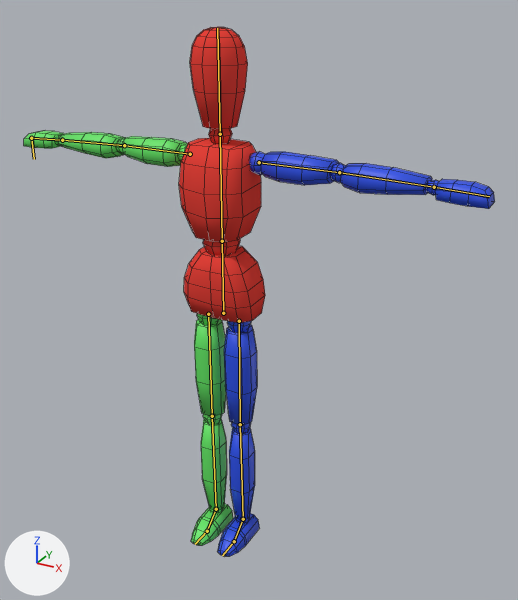
A saved change to the Blender file Assets/Models/Template Entity.blend.
The view is the same before and after, from a 50 mm lens placed at (1.102, -1.772, 1.823), pointed at (0.074, 0.098, 0.888). Every picture has the same lights, and +X, +Y and +Z are marked at lower left. The bones that bend it are drawn over the model as lines. Mesh edges are drawn as thin lines.
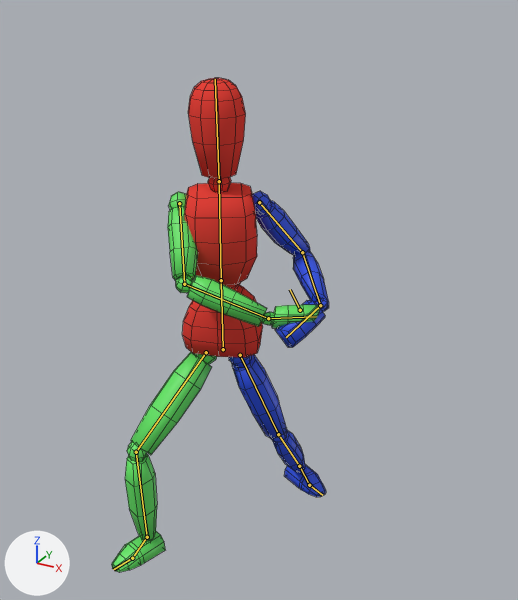
The newer file adds an action. The first version stands in its rest pose; the second is drawn at frame 10 of the action 'Blocking'.

The change in detail:
Bone 'Hip' (bone_hip) moves from (0.0, 0.0, 0.0) to (0.0, -0.127, 0.011).
Bone 'Hip' (bone_hip) turns from (0, 0, 0) to (0, 19, 0) degrees about its own x, y and z.
Bone 'Spine' (bone_spine) turns from (0, 0, 0) to (6, 13, 0) degrees about its own x, y and z.
Bone 'Head' (bone_head) turns from (0, 0, 0) to (-5, -32, 4) degrees about its own x, y and z.
Bone 'Upper Arm.L' (bone_upper_arm_l) turns from (0, 0, 0) to (-15, -25, -48) degrees about its own x, y and z.
Bone 'Lower Arm.L' (bone_lower_arm_l) turns from (0, 0, 0) to (89, 27, -3) degrees about its own x, y and z.
Bone 'Hand.L' (bone_hand_l) turns from (0, 0, 0) to (6, 15, -59) degrees about its own x, y and z.
Bone 'Upper Arm.R' (bone_upper_arm_r) turns from (0, 0, 0) to (45, 4, 99) degrees about its own x, y and z.
Bone 'Lower Arm.R' (bone_lower_arm_r) turns from (0, 0, 0) to (-16, -28, 69) degrees about its own x, y and z.
Bone 'Hand.R' (bone_hand_r) turns from (0, 0, 0) to (10, 7, 24) degrees about its own x, y and z.
Bone 'Foot.L' (bone_foot_l) turns from (0, 0, 0) to (-59, -35, 20) degrees about its own x, y and z.
Bone 'Foot.R' (bone_foot_r) turns from (0, 0, 0) to (14, 11, 1) degrees about its own x, y and z.
Bone 'Leg IK.L' (bone_leg_ik_l) moves from (0.0, 0.0, 0.0) to (-0.003, 0.384, -0.042).
Bone 'Pole Target.L' (bone_pole_target_l) moves from (0.0, 0.0, 0.0) to (0.363, 0.0, -0.178).
Bone 'Leg IK.R' (bone_leg_ik_r) moves from (0.0, 0.0, 0.0) to (-0.003, -0.238, 0.137).
Bone 'Pole Target.R' (bone_pole_target_r) moves from (0.0, 0.0, 0.0) to (-0.172, 0.0, 0.0).

Where the change shows, as pixel boxes (x1, y1, x2, y2) in the pictures (518 x 600 px):
'Cube', posed (54% narrower, 7% shorter): before (24, 27, 495, 557); after (112, 78, 329, 572)
bone 'Hip', root to tip: before (223, 313) to (222, 241); after (223, 349) to (221, 280)
bone 'Spine', root to tip: before (222, 241) to (220, 134); after (221, 280) to (219, 181)
bone 'Head', root to tip: before (220, 134) to (217, 28); after (219, 181) to (215, 79)
bone 'Upper Arm.L', root to tip: before (259, 162) to (339, 172); after (259, 202) to (302, 252)
bone 'Lower Arm.L', root to tip: before (339, 172) to (434, 187); after (302, 252) to (320, 305)
bone 'Hand.L', root to tip: before (434, 187) to (489, 196); after (320, 305) to (286, 337)
bone 'Upper Arm.R', root to tip: before (190, 154) to (124, 145); after (179, 203) to (184, 284)
bone 'Lower Arm.R', root to tip: before (124, 145) to (62, 140); after (184, 284) to (268, 318)
bone 'Hand.R', root to tip: before (62, 140) to (31, 138); after (268, 318) to (316, 316)
bone 'Foot.L', root to tip: before (243, 519) to (234, 541); after (299, 466) to (309, 485)
bone 'Foot.R', root to tip: before (216, 509) to (207, 531); after (147, 537) to (132, 558)
